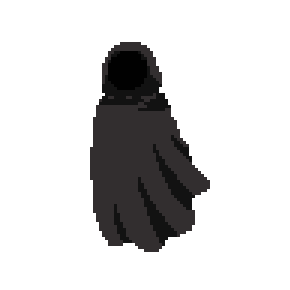
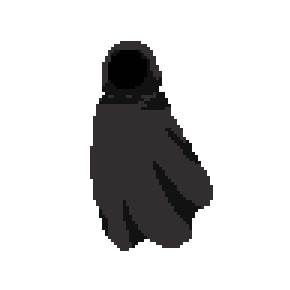
Two versions of the same layered image (290x290). Layer-by-layer changes:
showed "Layer 3" over [90,41,213,251]
added layer "Layer 13" above "Layer 2" over [90,41,213,252]
hid "Layer 1" over [90,44,210,252]
hid "Layer 11" over [90,41,213,252]
